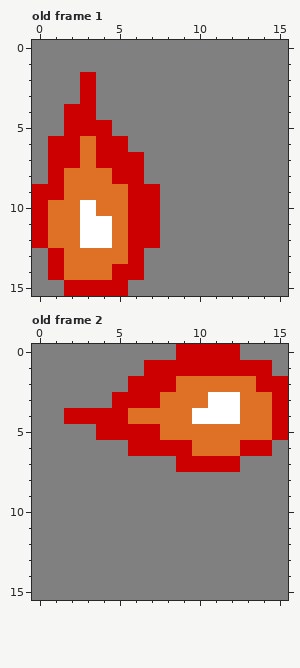
Pixel-art file, stored at resources/metasprites/common/fireball.aseprite. That is the earlier state.
16x16 pixels, 2 frames. Shown: old frame 1, old frame 2.
New version:
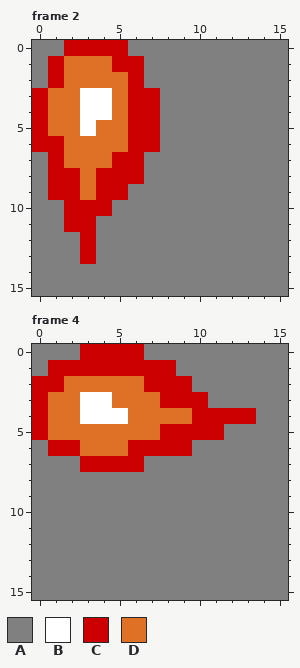
Palette (. is transparent): A #808080  B #ffffff  C #cc0000  D #df7126
A new or re-ordered frame is compared with the old frame closest to it.
Changes in this commit:
frames 2 -> 4
Changed rows in their new state; - is an unchanged pixel.
Frame 2 is new; against old frame 1:
first column x 0:
 0 --CCCC--
 1 -CDDDCC-
 2 -CDDDDC-
 3 CDDBBDCC
 4 CDDBBDCC
 5 CDDBDDCC
 6 C-D-DDCC
 7 --D-D---
 8 --C-C---
 9 A-C-CCAA
10 AACCCAAA
11 AACCAAAA
12 AAACAAAA
13 -AACAAA-
14 -AAAAAA-
15 --AAAA--
Frame 4 is new; against old frame 2:
first column x 0:
 0 ---CCCC--AAAA---
 1 -CCCCCC--AAAAAA-
 2 CCDDDDD--CAAAAAA
 3 CDDBBDDDCCCAAAAA
 4 CDDBBB----CCCCAA
 5 CDDDDDDDCCCCAAAA
 6 -CCDDD----AAAAA-
 7 ---CCCC--AAAA---
